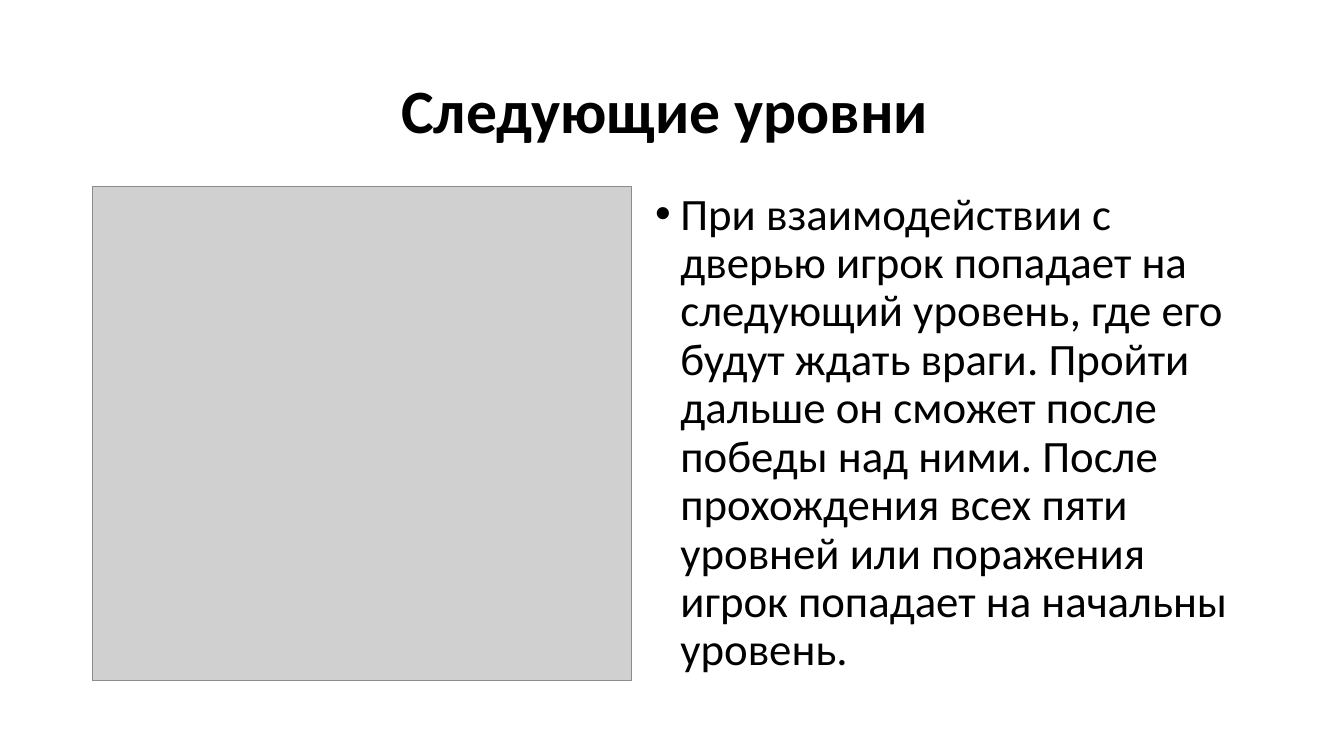
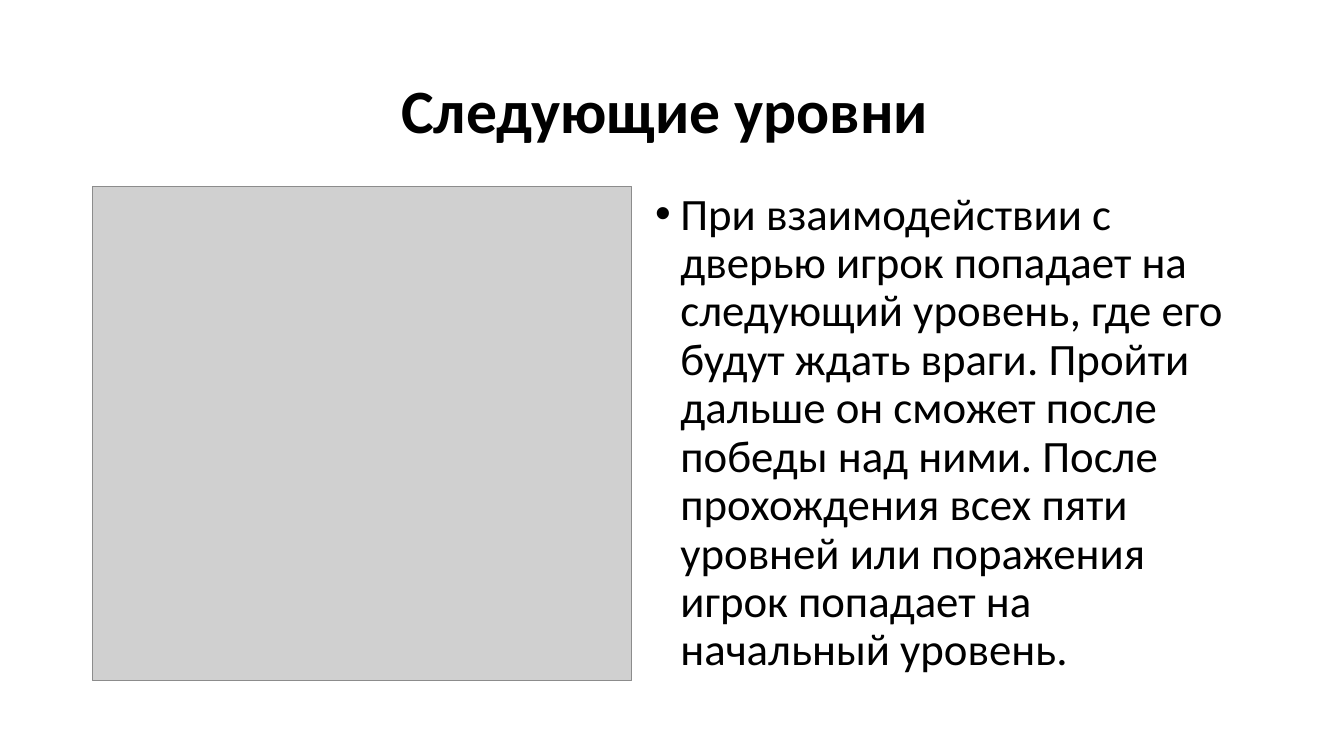
Before and after one commit to ArsenyGolovin/DungeonKnightGame, a slide deck: slide 7 of Презентация.pptx. Drawn at 1344x756 pixels with LibreOffice and Linux fonts; fonts in the diff are those of the drawing; grey boxes stand for pictures. Boxes give left, top, right and bottom in pixels: in the first picture for what was removed or moved away, otherwise in the second. Text is boxed around its words. In the diff, an @@ line names an element or a change of style, - is before the commit and + after.

```diff
--- a/Презентация.pptx
+++ b/Презентация.pptx
@@ text at bbox=[680, 199, 1223, 673]: text changed @@
-• При взаимодействии с дверью игрок попадает на следующий уровень, где его будут ждать враги. Пройти дальше он сможет после победы над ними. После прохождения всех пяти уровней или поражения игрок попадает на начальны уровень.
+• При взаимодействии с дверью игрок попадает на следующий уровень, где его будут ждать враги. Пройти дальше он сможет после победы над ними. После прохождения всех пяти уровней или поражения игрок попадает на начальный уровень.
```
Also in this commit, not shown: 1 other slide changed, 3 other files.
